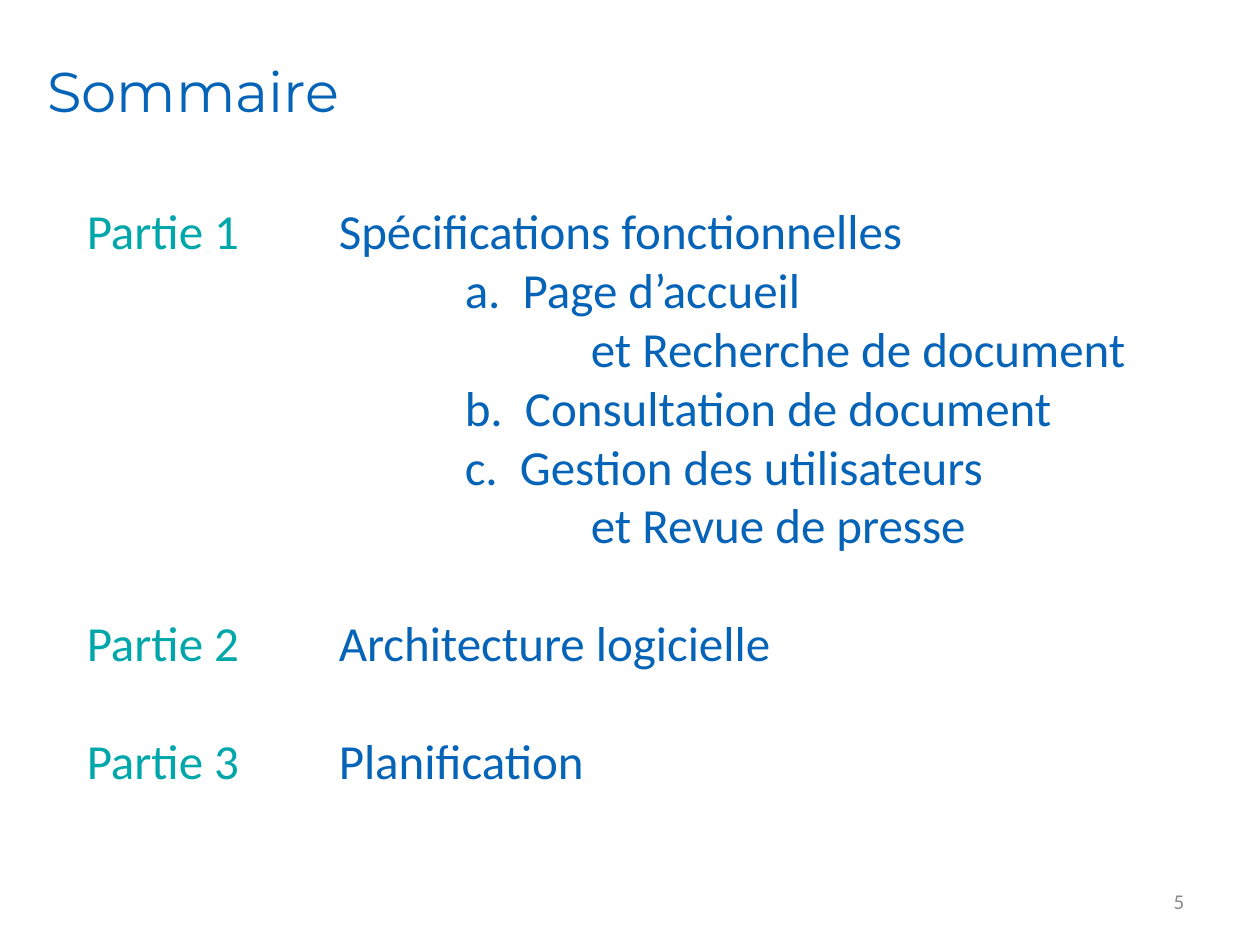
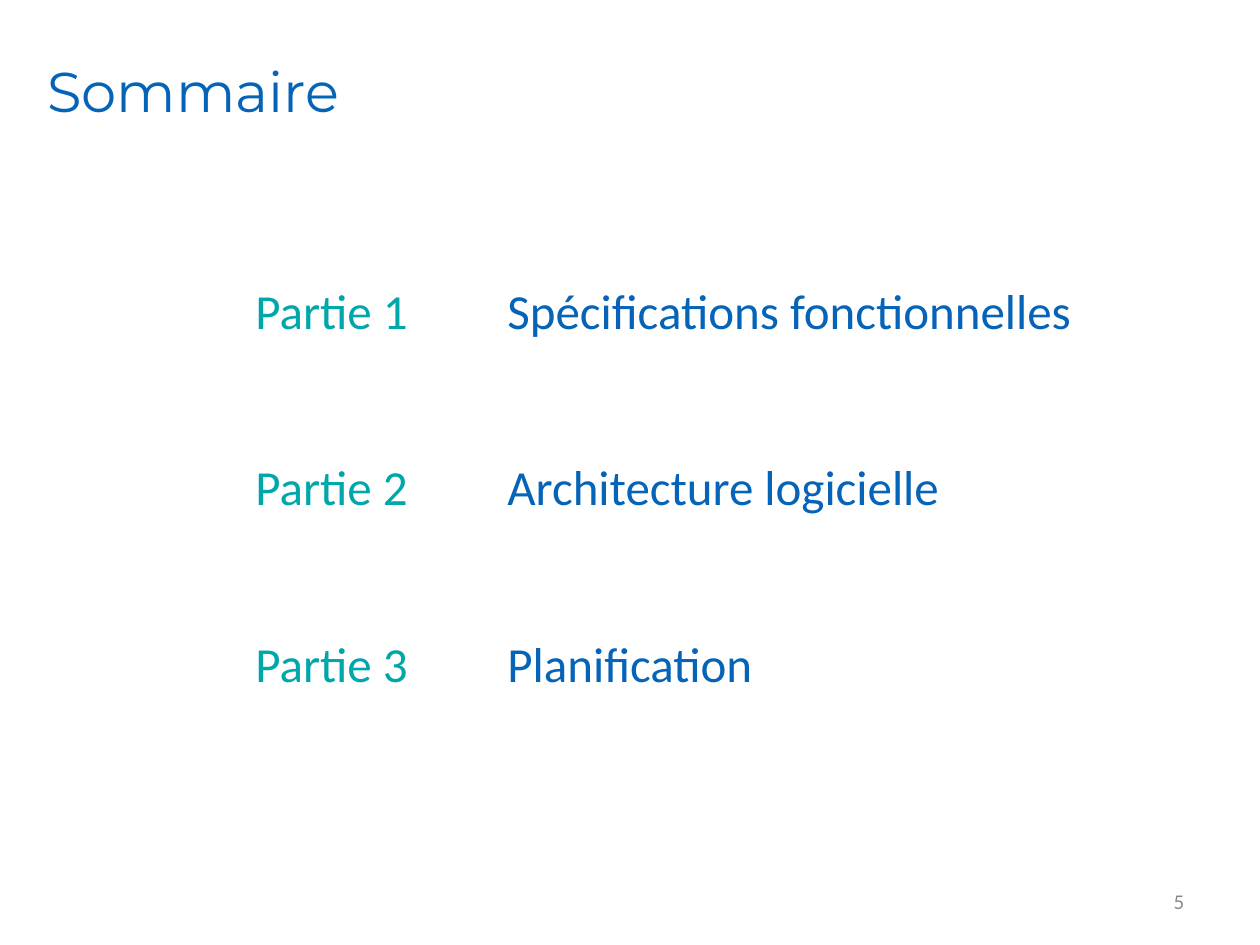
Before and after one commit to Romcol/Gutemberg-rapports, a slide deck: slide 5 of defense/1_project/powerpoint.pptx. Drawn at 1260x945 pixels with LibreOffice and Linux fonts; fonts in the diff are those of the drawing; background and template pictures are left out. Boxes give left, top, right and bottom in pixels: in the first picture for what was removed or moved away, otherwise in the second. Text is boxed around its words. In the diff, an @@ line names an element or a change of style, - is before the commit and + after.

```diff
--- a/defense/1_project/powerpoint.pptx
+++ b/defense/1_project/powerpoint.pptx
@@ text "Partie 1 Spécifications fonctionnelles": place and size @@
-text "Partie 1 Spécifications fonctionnelles" at box(87, 215, 1125, 780)
+text "Partie 1 Spécifications fonctionnelles" at box(255, 295, 1071, 683)
@@ text at box(465, 273, 1125, 551): paragraphs removed @@
-a. Page d’accueil
-et Recherche de document
-b. Consultation de document
-c. Gestion des utilisateurs
-et Revue de presse
```
Also in this commit, not shown: 7 other slides changed.
